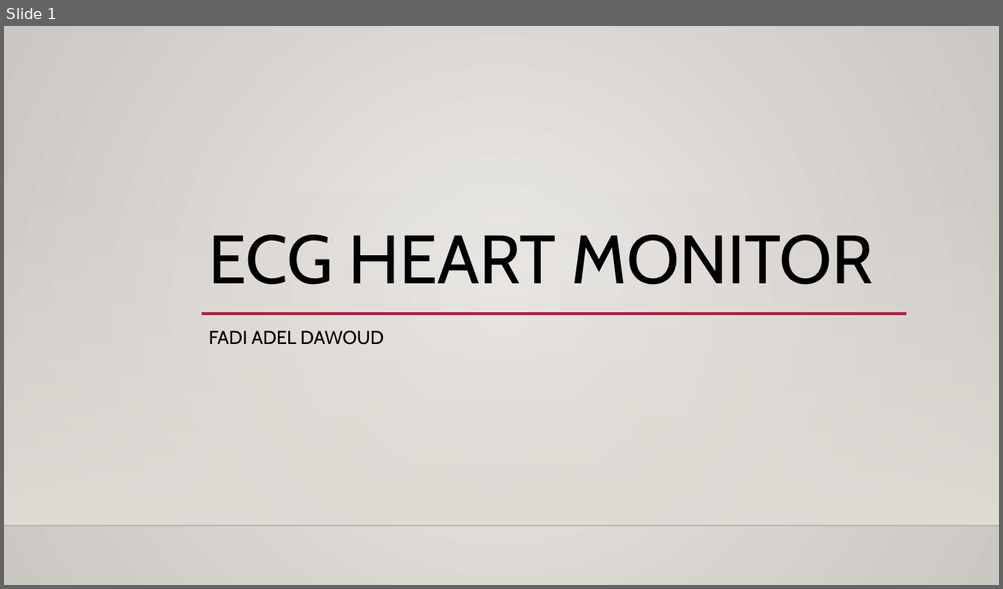
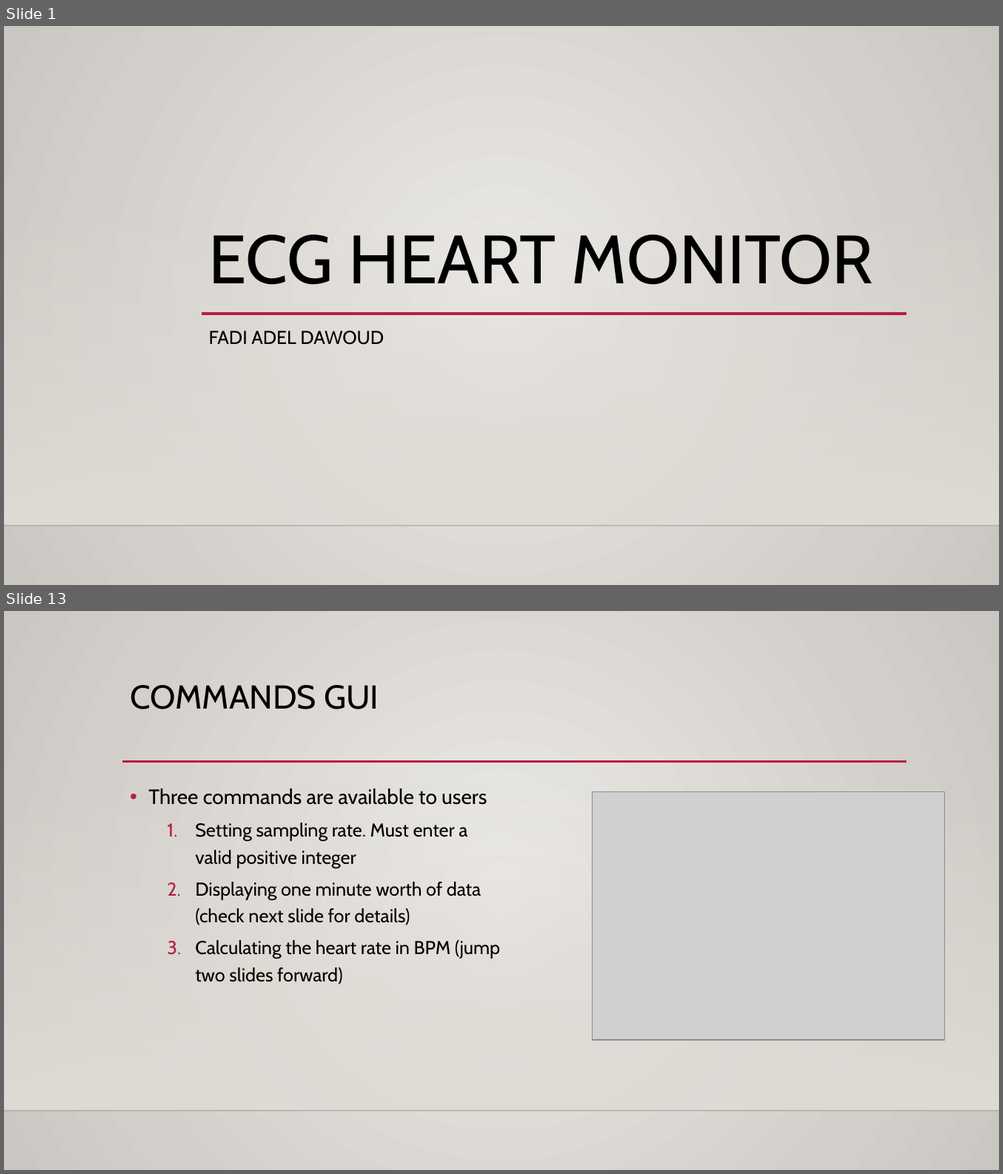
Before and after one commit to theRadFad/HeartMonitor, a slide deck: ECG Heart Monitor.pptx. Shown one above the other, each under a label of ours: slide 1 before the commit, slides 1 and 13 after it; the slides between them are not shown. The pictures are 1003x589 and 1003x1174 pixels, drawn with LibreOffice and Linux fonts; fonts in the diff are those of the drawing; grey boxes stand for pictures; background and template pictures are left out. Boxes give left, top, right and bottom in pixels: in the first picture for what was removed or moved away, otherwise in the second. Text is boxed around its words. In the diff, an @@ line names an element or a change of style, - is before the commit and + after.

```diff
--- a/ECG Heart Monitor.pptx
+++ b/ECG Heart Monitor.pptx
@@ slide 13 added at [4,611,999,1170], background gradient #ECEAE7 to #CAC7C1; not listed: 2 template elements that a slide beside it also shows @@
@@ title added at [130,685,378,709], 32 pt, text #000000 @@
+COMMANDS GUI
@@ line added from (122, 762) to (907, 762), #B71E42 2.5 pt @@
@@ text added at [148,789,500,985], 18 pt, text #000000 @@
+• Three commands are available to users
+  1. Setting sampling rate. Must enter a valid positive integer
+  2. Displaying one minute worth of data (check next slide for details)
+  3. Calculating the heart rate in BPM (jump two slides forward)
@@ picture added at [593,792,944,1041] @@
```
Also in this commit, not shown: 2 slides changed, 12 other slides added.
